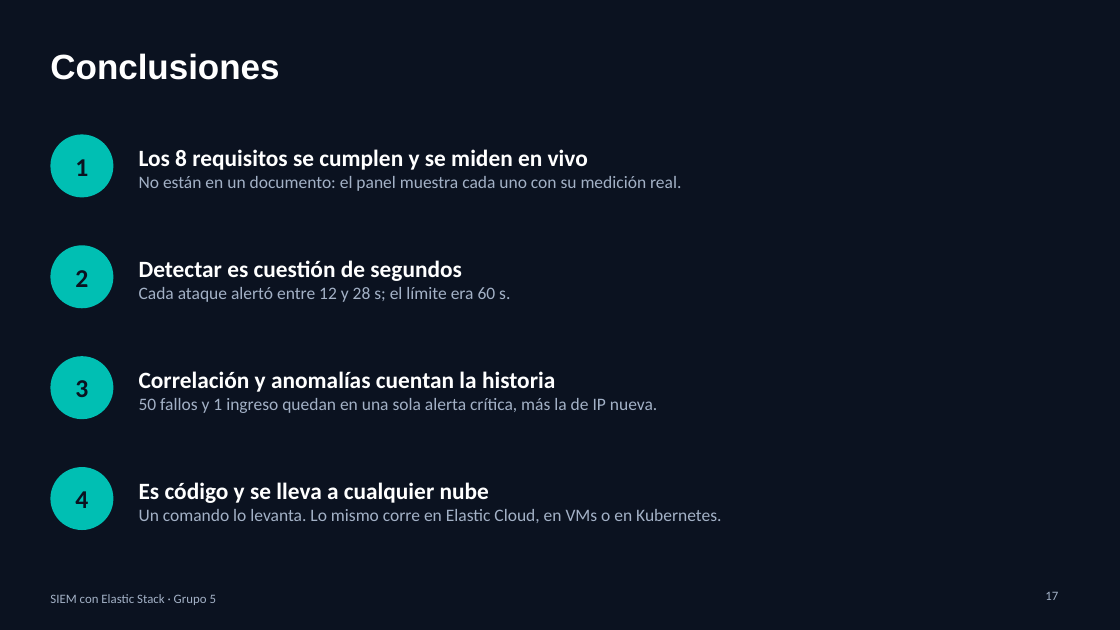
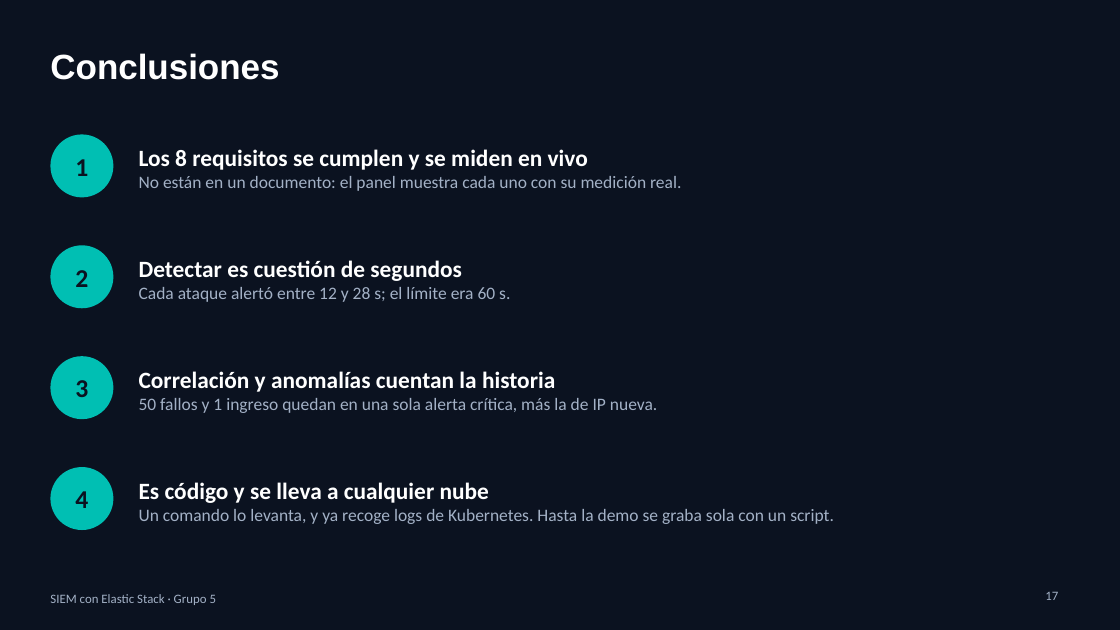
Before and after one commit to ballesterossmartsolutionssas/siem-elastic-grupo5, a slide deck: slide 17 of diapositivas/SIEM-Grupo5.pptx. Drawn at 1120x630 pixels with LibreOffice and Linux fonts; fonts in the diff are those of the drawing. Boxes give left, top, right and bottom in pixels: in the first picture for what was removed or moved away, otherwise in the second. Text is boxed around its words. In the diff, an @@ line names an element or a change of style, - is before the commit and + after.

Commit message:
Kubernetes como cuarta fuente, demo grabada con subtítulos y evidencias de ILM y errores
- kubernetes/ y scripts/kubernetes.sh: k3s con k3d en la red del SIEM, app de ejemplo y Filebeat como DaemonSet
- logstash/pipeline/50-k8s.conf: logs de los pods a logs-siem.k8s-default con metadatos y HTTP parseado
- scripts/grabar-demo.py: demo grabada sin audio, con subtítulos por parte (diapositivas/demo-SIEM-Grupo5.mp4)
- scripts/capturas.py: R8.1 ILM en warm/cold, R8.2 Kubernetes y R8.3 índice de errores
- Panel: fuente k8s en el stream; la prueba de ILM no cuenta como fuente; R8.8 no cuenta la demo
- Evaluación del dashboard ejecutivo con personas no técnicas (R8.6)
- Diapositivas, guion y README ajustados a la demo en video y a Kubernetes

```diff
--- a/diapositivas/SIEM-Grupo5.pptx
+++ b/diapositivas/SIEM-Grupo5.pptx
@@ text at bbox=[139, 509, 834, 524]: text changed @@
-Un comando lo levanta. Lo mismo corre en Elastic Cloud, en VMs o en Kubernetes.
+Un comando lo levanta, y ya recoge logs de Kubernetes. Hasta la demo se graba sola con un script.
```
Also in this commit, not shown: 5 other slides changed, 26 other files.
